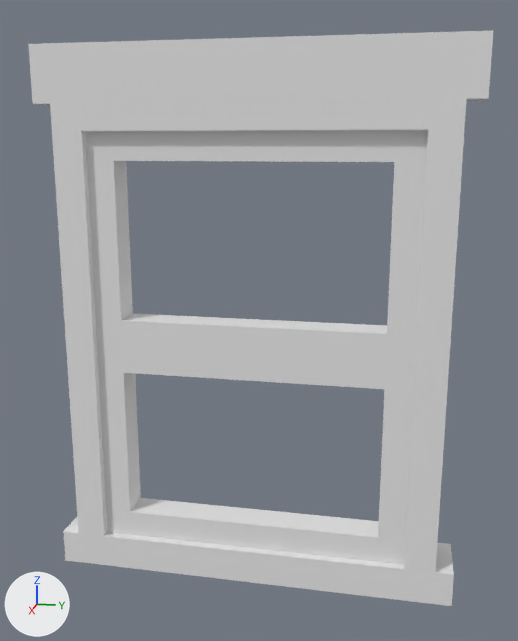
An edit to the FBX model Assets/3D Models/house_assets/window.fbx, drawn before and after from the same camera.
The view is the same before and after, from a 50 mm lens placed at (3.82, 0.8, 2.52), pointed at (-0.02, 0.03, 1.56). Arrows for +X, +Y and +Z are at lower left; the lights stay in place. Where no turn or scale is listed for an object, it has been applied to the vertices. Vertices at the same position are counted once.

The first picture shows 'window_body', 'window_frame'.
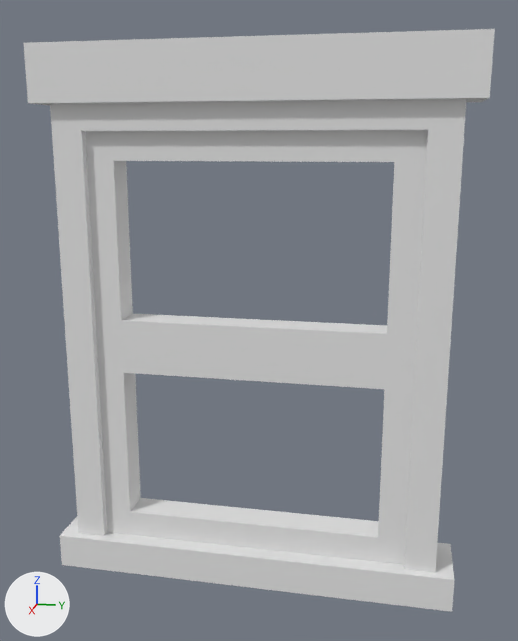
Edits to the bpy script that builds the scene:
```text
Change me_cube_047:
    used by ob_window_frame; location = (0.0, 0.0, -4.713)
    remove me_cube_047.from_pydata(...)  # 50 vertices, 48 faces; spans x -0.19..0.14, y -1.17..1.17, z 4.71..7.74
    add me_cube_047.from_pydata(...)  # 64 vertices, 62 faces; spans x -0.19..0.19, y -1.17..1.17, z 4.71..7.74
    me_cube_047 part 1
    4 faces are deleted
    14 new vertices lie (0.05, 0.0, 0.0) away from vertices in x 0.14, y -1.17..1.17, z 4.71..7.74
    18 new faces join them
```

Where the change shows, as pixel boxes [x1, y1, x2, y2] in the pictures (518 x 641 px):
'window_frame', reshaped: before [28, 31, 493, 606]; after [24, 29, 495, 612]
